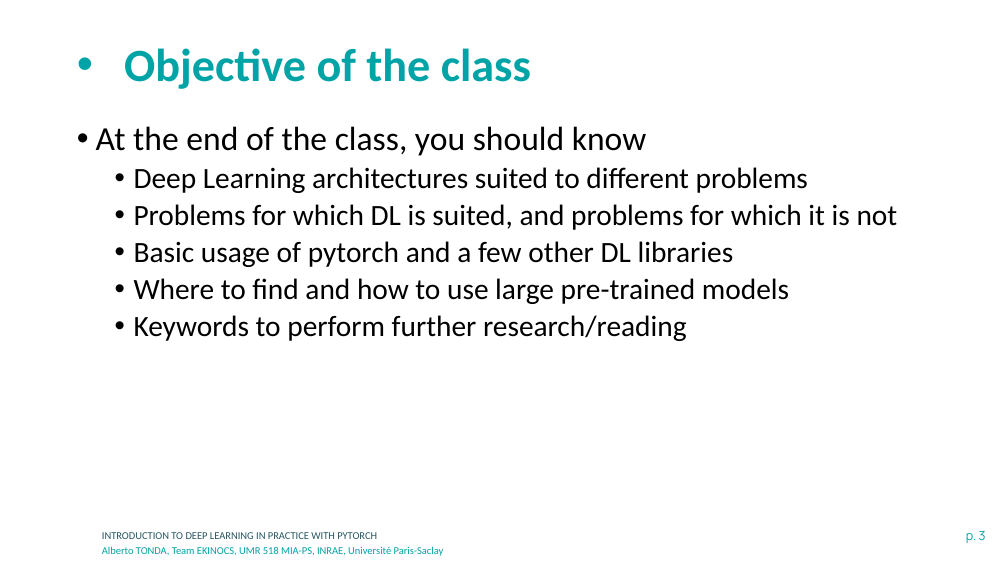
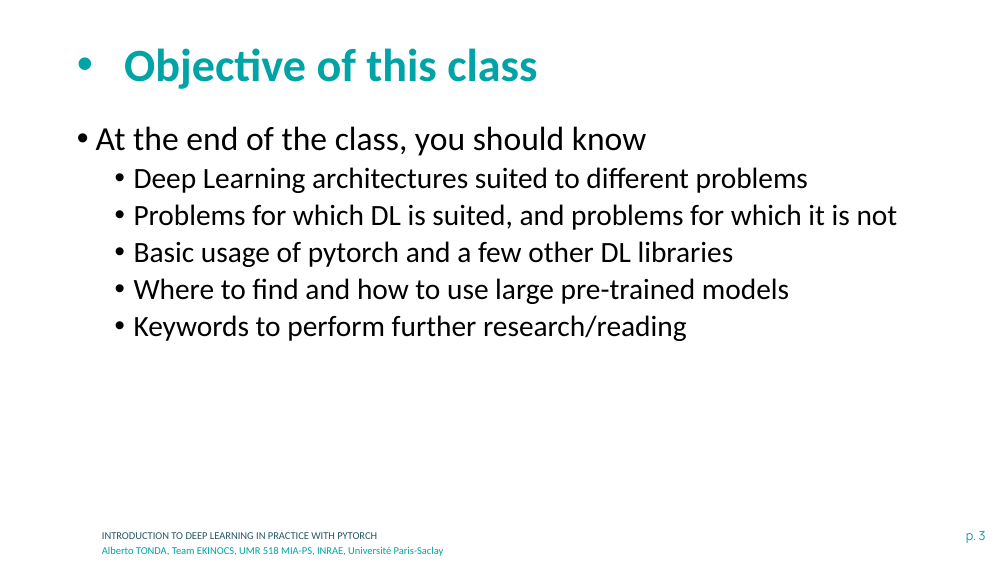
Before and after one commit to albertotonda/teaching, a slide deck: slide 3 of deep-learning-in-practice-with-pytorch/0-introduction.pptx. Drawn at 1008x567 pixels with LibreOffice and Linux fonts; fonts in the diff are those of the drawing; background and template pictures are left out. Boxes give left, top, right and bottom in pixels: in the first picture for what was removed or moved away, otherwise in the second. Text is boxed around its words. In the diff, an @@ line names an element or a change of style, - is before the commit and + after.

Commit message:
Class updated to 2024

```diff
--- a/deep-learning-in-practice-with-pytorch/0-introduction.pptx
+++ b/deep-learning-in-practice-with-pytorch/0-introduction.pptx
@@ title at bbox=[124, 48, 537, 89]: text changed @@
-• Objective of the class
+• Objective of this class
```
Also in this commit, not shown: 6 other slides changed, 3 slides added, 25 other files.
